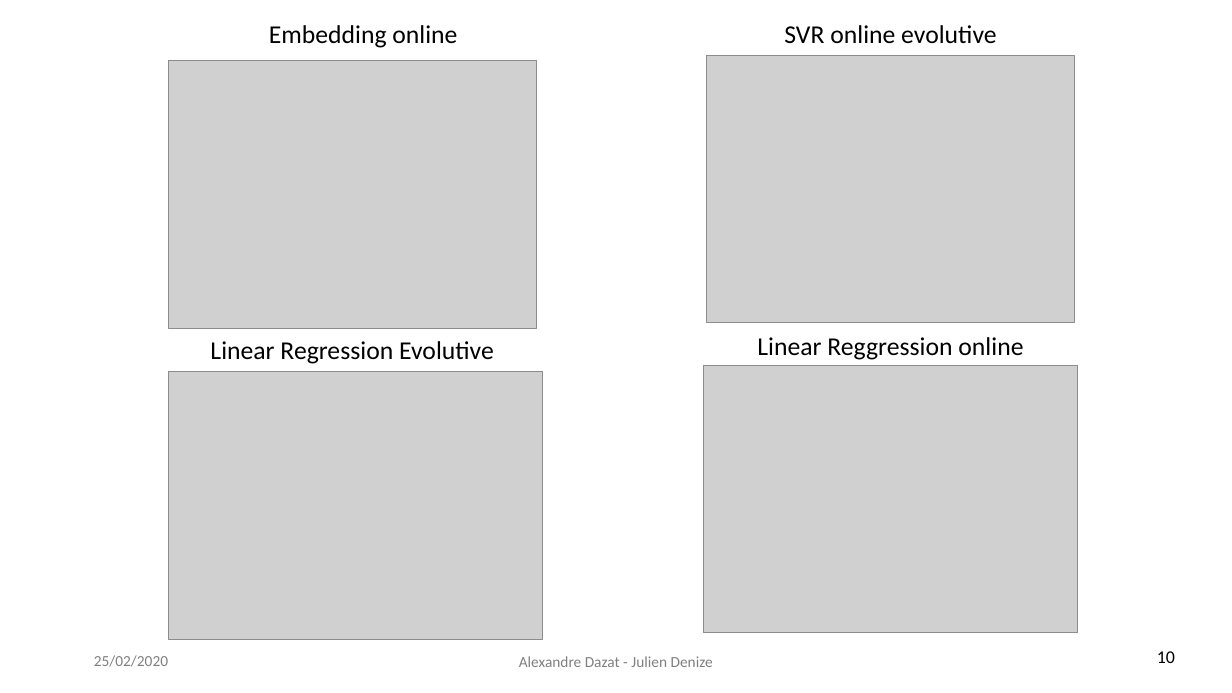
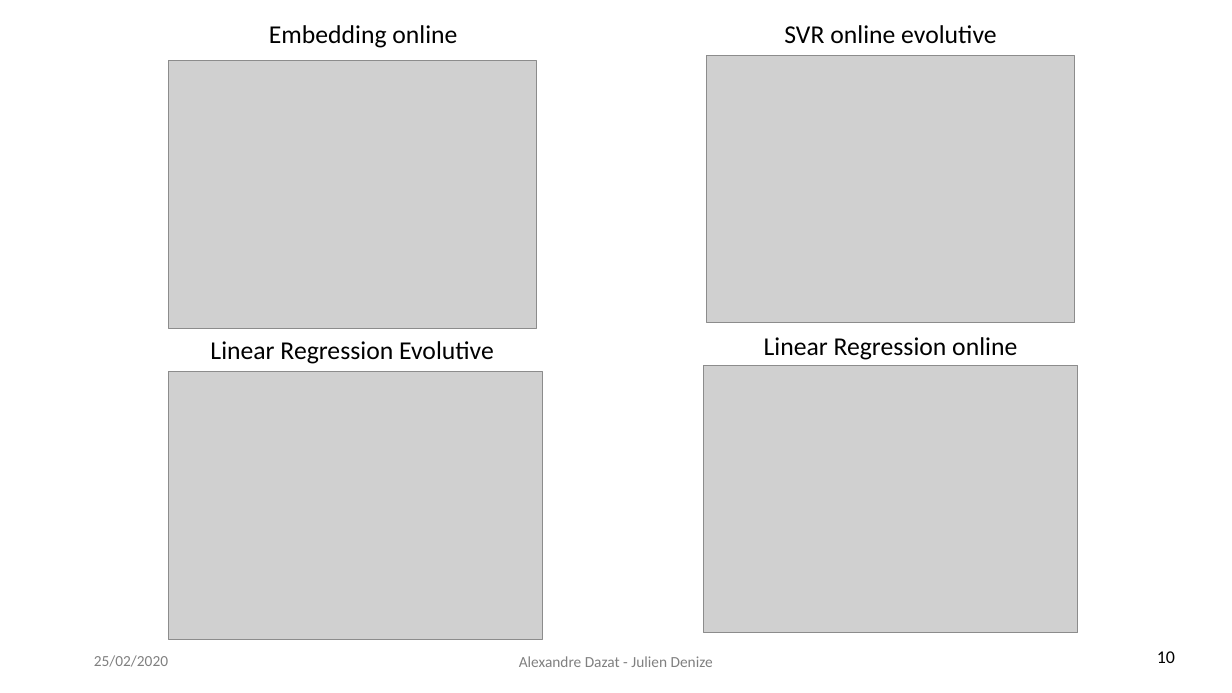
Before and after one commit to juliendenize/Linkedin-IA316-2020, a slide deck: slide 10 of IA316_Linkdn.pptx. Drawn at 1232x693 pixels with LibreOffice and Linux fonts; fonts in the diff are those of the drawing; grey boxes stand for pictures; background and template pictures are left out. Boxes give left, top, right and bottom in pixels: in the first picture for what was removed or moved away, otherwise in the second. Text is boxed around its words. In the diff, an @@ line names an element or a change of style, - is before the commit and + after.

```diff
--- a/IA316_Linkdn.pptx
+++ b/IA316_Linkdn.pptx
@@ text at (764,337,1017,360): text changed @@
-Linear Reggression online
+Linear Regression online
```
Also in this commit, not shown: 3 other slides changed, 1 slide added, 2 other files.
